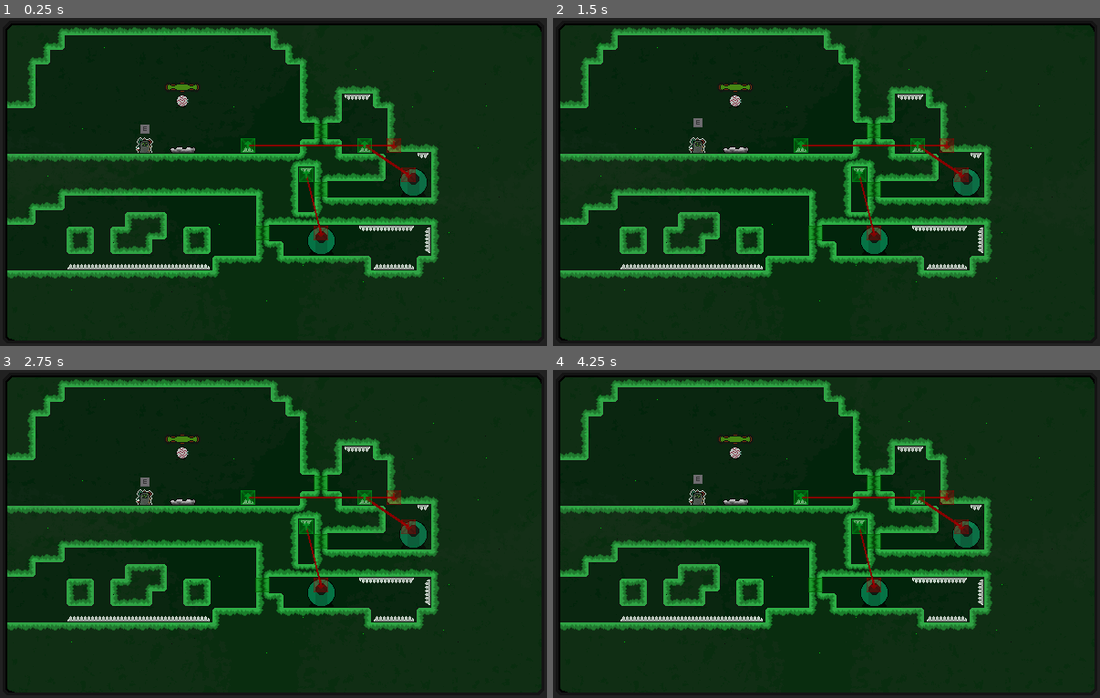
Above: before the commit, frames 1-4 (two rows, left to right).
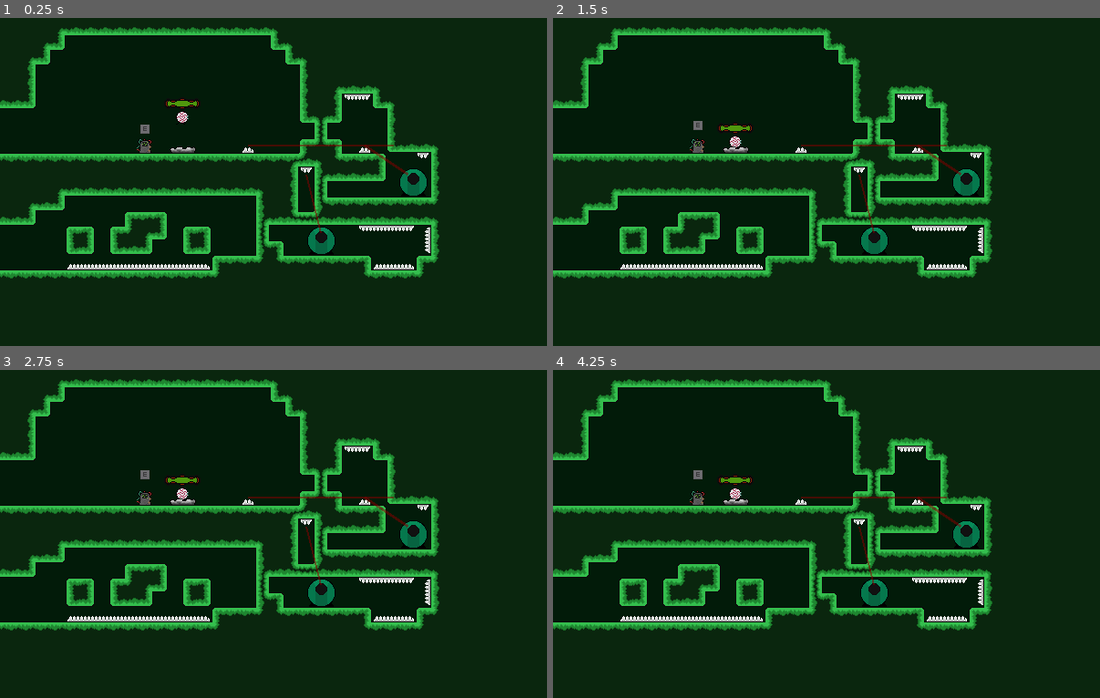
Above: after the commit, the same moments.

Repository: epimetheusgames/EyeSore
Game: Godot game, scene res://Levels/ExamplePuzzleLevel.tscn
The game is run twice, just before and just after one commit, with the same random seed, the same clock (stepped at 60 frames per second) and the same inputs. This scene is started directly instead of the project's main scene.
Inputs (mouse positions are in pixels of both pictures, inside the frame that each line leads up to):
- Up to frame 1 (0.25 s): no input
- Up to frame 2 (1.5 s): click (799, 152) at 0.52 s; click (946, 145) at 1.27 s
- Up to frame 3 (2.75 s): tap Enter (ui_accept) at 2, 2.27 s; move the mouse to (393, 517) at 2.02 s; hold Up (Just_Arrowkey_Up) from 2.03 s (still down); click (393, 517) at 2.1 s
- Up to frame 4 (4.25 s): tap Enter (ui_accept) at 2.75, 3.02 s; move the mouse to (717, 550) at 2.77 s; right-click (717, 550) at 2.85 s; move the mouse to (881, 461) at 3.52 s; release Up (Just_Arrowkey_Up) at 3.53 s; hold Down (Just_Arrowkey_Down) from 3.53 s (still down); tap Alt (self_destruct) at 3.6 s

The runs differ from the first frame. In frame 1, 5.6% of the frame differs, in the area x 0-99%, y 1-99%; in frame 2, 5.7%; in frame 3, 5.7%; in frame 4, 5.7%.
Error after the commit: Attempt to call function 'play' in base 'null instance' on a null instance. (res://Player.gd:184)

Commit message:
Fixed some wire term. issues

Diff:
--- a/OGPC_Project_Native_Directory/Levels/AestheticallyPleasingLevel.tscn
+++ b/OGPC_Project_Native_Directory/Levels/AestheticallyPleasingLevel.tscn
@@ -78,7 +78,6 @@
 
 [node name="Wire" parent="Save_Functionality" instance=ExtResource( 10 )]
 moveable = false
-moveable_color = Color( 0.0823529, 0.564706, 0, 1 )
 can_connect_with_immoveable = false
 
 [node name="Line2D" parent="Save_Functionality/Wire" index="0"]
--- a/OGPC_Project_Native_Directory/Levels/ExamplePuzzleLevel.tscn
+++ b/OGPC_Project_Native_Directory/Levels/ExamplePuzzleLevel.tscn
@@ -19,7 +19,6 @@
 next_level = "2"
 previous_level = "0"
 current_level_number = 1
-is_wire_ui = true
 
 [node name="Save_Functionality" type="Node2D" parent="."]
 script = ExtResource( 8 )
@@ -108,7 +107,7 @@
 z_index = -5
 
 [node name="Terminal_Sprite" parent="Save_Functionality/Wire_Terminal" index="0"]
-frame = 7
+frame = 3
 
 [editable path="Save_Functionality/Player_Body"]
 [editable path="Save_Functionality/Wire"]
--- a/OGPC_Project_Native_Directory/Player.tscn
+++ b/OGPC_Project_Native_Directory/Player.tscn
@@ -21,81 +21,6 @@
 atlas = ExtResource( 6 )
 region = Rect2( 96, 0, 16, 16 )
 
-[sub_resource type="AtlasTexture" id=87]
-flags = 1
-atlas = ExtResource( 12 )
-region = Rect2( 0, 0, 16, 16 )
-
-[sub_resource type="AtlasTexture" id=88]
-flags = 1
-atlas = ExtResource( 12 )
-region = Rect2( 16, 0, 16, 16 )
-
-[sub_resource type="AtlasTexture" id=89]
-flags = 1
-atlas = ExtResource( 12 )
-region = Rect2( 32, 0, 16, 16 )
-
-[sub_resource type="AtlasTexture" id=86]
-flags = 1
-atlas = ExtResource( 6 )
-region = Rect2( 192, 0, 16, 16 )
-
-[sub_resource type="AtlasTexture" id=94]
-flags = 1
-atlas = ExtResource( 12 )
-region = Rect2( 288, 0, 16, 16 )
-
-[sub_resource type="AtlasTexture" id=95]
-flags = 1
-atlas = ExtResource( 12 )
-region = Rect2( 304, 0, 16, 16 )
-
-[sub_resource type="AtlasTexture" id=96]
-flags = 1
-atlas = ExtResource( 12 )
-region = Rect2( 320, 0, 16, 16 )
-
-[sub_resource type="AtlasTexture" id=97]
-flags = 1
-atlas = ExtResource( 12 )
-region = Rect2( 336, 0, 16, 16 )
-
-[sub_resource type="AtlasTexture" id=98]
-flags = 1
-atlas = ExtResource( 12 )
-region = Rect2( 352, 0, 16, 16 )
-
-[sub_resource type="AtlasTexture" id=99]
-flags = 1
-atlas = ExtResource( 12 )
-region = Rect2( 368, 0, 16, 16 )
-
-[sub_resource type="AtlasTexture" id=100]
-flags = 1
-atlas = ExtResource( 12 )
-region = Rect2( 384, 0, 16, 16 )
-
-[sub_resource type="AtlasTexture" id=101]
-flags = 1
-atlas = ExtResource( 12 )
-region = Rect2( 400, 0, 16, 16 )
-
-[sub_resource type="AtlasTexture" id=102]
-flags = 1
-atlas = ExtResource( 12 )
-region = Rect2( 416, 0, 16, 16 )
-
-[sub_resource type="AtlasTexture" id=103]
-flags = 1
-atlas = ExtResource( 12 )
-region = Rect2( 432, 0, 16, 16 )
-
-[sub_resource type="AtlasTexture" id=104]
-flags = 1
-atlas = ExtResource( 12 )
-region = Rect2( 448, 0, 16, 16 )
-
 [sub_resource type="AtlasTexture" id=78]
 flags = 1
 atlas = ExtResource( 11 )
@@ -111,6 +36,96 @@
 atlas = ExtResource( 11 )
 region = Rect2( 32, 0, 16, 16 )
 
+[sub_resource type="AtlasTexture" id=87]
+flags = 1
+atlas = ExtResource( 12 )
+region = Rect2( 0, 0, 16, 16 )
+
+[sub_resource type="AtlasTexture" id=88]
+flags = 1
+atlas = ExtResource( 12 )
+region = Rect2( 16, 0, 16, 16 )
+
+[sub_resource type="AtlasTexture" id=89]
+flags = 1
+atlas = ExtResource( 12 )
+region = Rect2( 32, 0, 16, 16 )
+
+[sub_resource type="AtlasTexture" id=90]
+flags = 1
+atlas = ExtResource( 12 )
+region = Rect2( 48, 0, 16, 16 )
+
+[sub_resource type="AtlasTexture" id=91]
+flags = 1
+atlas = ExtResource( 12 )
+region = Rect2( 64, 0, 16, 16 )
+
+[sub_resource type="AtlasTexture" id=92]
+flags = 1
+atlas = ExtResource( 12 )
+region = Rect2( 80, 0, 16, 16 )
+
+[sub_resource type="AtlasTexture" id=86]
+flags = 1
+atlas = ExtResource( 6 )
+region = Rect2( 192, 0, 16, 16 )
+
+[sub_resource type="AtlasTexture" id=94]
+flags = 1
+atlas = ExtResource( 12 )
+region = Rect2( 288, 0, 16, 16 )
+
+[sub_resource type="AtlasTexture" id=95]
+flags = 1
+atlas = ExtResource( 12 )
+region = Rect2( 304, 0, 16, 16 )
+
+[sub_resource type="AtlasTexture" id=96]
+flags = 1
+atlas = ExtResource( 12 )
+region = Rect2( 320, 0, 16, 16 )
+
+[sub_resource type="AtlasTexture" id=97]
+flags = 1
+atlas = ExtResource( 12 )
+region = Rect2( 336, 0, 16, 16 )
+
+[sub_resource type="AtlasTexture" id=98]
+flags = 1
+atlas = ExtResource( 12 )
+region = Rect2( 352, 0, 16, 16 )
+
+[sub_resource type="AtlasTexture" id=99]
+flags = 1
+atlas = ExtResource( 12 )
+region = Rect2( 368, 0, 16, 16 )
+
+[sub_resource type="AtlasTexture" id=100]
+flags = 1
+atlas = ExtResource( 12 )
+region = Rect2( 384, 0, 16, 16 )
+
+[sub_resource type="AtlasTexture" id=101]
+flags = 1
+atlas = ExtResource( 12 )
+region = Rect2( 400, 0, 16, 16 )
+
+[sub_resource type="AtlasTexture" id=102]
+flags = 1
+atlas = ExtResource( 12 )
+region = Rect2( 416, 0, 16, 16 )
+
+[sub_resource type="AtlasTexture" id=103]
+flags = 1
+atlas = ExtResource( 12 )
+region = Rect2( 432, 0, 16, 16 )
+
+[sub_resource type="AtlasTexture" id=104]
+flags = 1
+atlas = ExtResource( 12 )
+region = Rect2( 448, 0, 16, 16 )
+
 [sub_resource type="AtlasTexture" id=56]
 flags = 1
 atlas = ExtResource( 6 )
@@ -160,21 +175,6 @@
 flags = 1
 atlas = ExtResource( 6 )
 region = Rect2( 176, 0, 16, 16 )
-
-[sub_resource type="AtlasTexture" id=90]
-flags = 1
-atlas = ExtResource( 12 )
-region = Rect2( 48, 0, 16, 16 )
-
-[sub_resource type="AtlasTexture" id=91]
-flags = 1
-atlas = ExtResource( 12 )
-region = Rect2( 64, 0, 16, 16 )
-
-[sub_resource type="AtlasTexture" id=92]
-flags = 1
-atlas = ExtResource( 12 )
-region = Rect2( 80, 0, 16, 16 )
 
 [sub_resource type="SpriteFrames" id=1]
 animations = [ {
@@ -188,30 +188,30 @@
 "name": "Idle_Right",
 "speed": 5.0
 }, {
+"frames": [ SubResource( 78 ), SubResource( 79 ), SubResource( 80 ) ],
+"loop": false,
+"name": "Jumping_Center",
+"speed": 15.0
+}, {
 "frames": [ SubResource( 87 ), SubResource( 88 ), SubResource( 89 ) ],
 "loop": false,
 "name": "Jumping_Left",
 "speed": 15.0
 }, {
+"frames": [ SubResource( 90 ), SubResource( 91 ), SubResource( 92 ) ],
+"loop": false,
+"name": "Jumping_Right",
+"speed": 15.0
+}, {
 "frames": [ SubResource( 86 ), SubResource( 94 ), SubResource( 95 ), SubResource( 96 ), SubResource( 97 ), SubResource( 98 ), SubResource( 99 ), SubResource( 100 ), SubResource( 101 ), SubResource( 102 ), SubResource( 103 ), SubResource( 104 ) ],
 "loop": true,
 "name": "Walking_Left",
 "speed": 20.0
 }, {
-"frames": [ SubResource( 78 ), SubResource( 79 ), SubResource( 80 ) ],
-"loop": false,
-"name": "Jumping_Center",
-"speed": 15.0
-}, {
 "frames": [ SubResource( 56 ), SubResource( 57 ), SubResource( 58 ), SubResource( 59 ), SubResource( 60 ), SubResource( 61 ), SubResource( 62 ), SubResource( 63 ), SubResource( 64 ), SubResource( 65 ), SubResource( 66 ) ],
 "loop": true,
 "name": "Walking_Right",
 "speed": 20.0
-}, {
-"frames": [ SubResource( 90 ), SubResource( 91 ), SubResource( 92 ) ],
-"loop": false,
-"name": "Jumping_Right",
-"speed": 15.0
 } ]
 
 [sub_resource type="CapsuleShape2D" id=93]
--- a/OGPC_Project_Native_Directory/Wire_Terminal.gd
+++ b/OGPC_Project_Native_Directory/Wire_Terminal.gd
@@ -5,6 +5,7 @@
 var time = 0
 
 var is_in_use_range = false
+var one_time_no_use = true
 
 
 func _ready():
@@ -12,6 +13,10 @@
 	self.add_to_group("Wire_Terminal")
 
 func _on_Player_Use_Range_body_entered(body):
+	if one_time_no_use:
+		one_time_no_use = false
+		return
+
 	$Terminal_Background_Sprite.show()
 	is_in_use_range = true
 
--- a/OGPC_Project_Native_Directory/Wire_Terminal.tscn
+++ b/OGPC_Project_Native_Directory/Wire_Terminal.tscn
@@ -59,13 +59,13 @@
 
 [node name="Wire_Terminal" type="Node2D" groups=["Wire_Terminal"]]
 script = ExtResource( 1 )
-frequency = 3.0
-amplitude = 12.0
+frequency = 4.0
+amplitude = 15.079
 
 [node name="Terminal_Sprite" type="AnimatedSprite" parent="."]
 frames = SubResource( 9 )
 animation = "Idle"
-frame = 4
+frame = 6
 playing = true
 
 [node name="Terminal_Background_Sprite" type="Sprite" parent="."]
